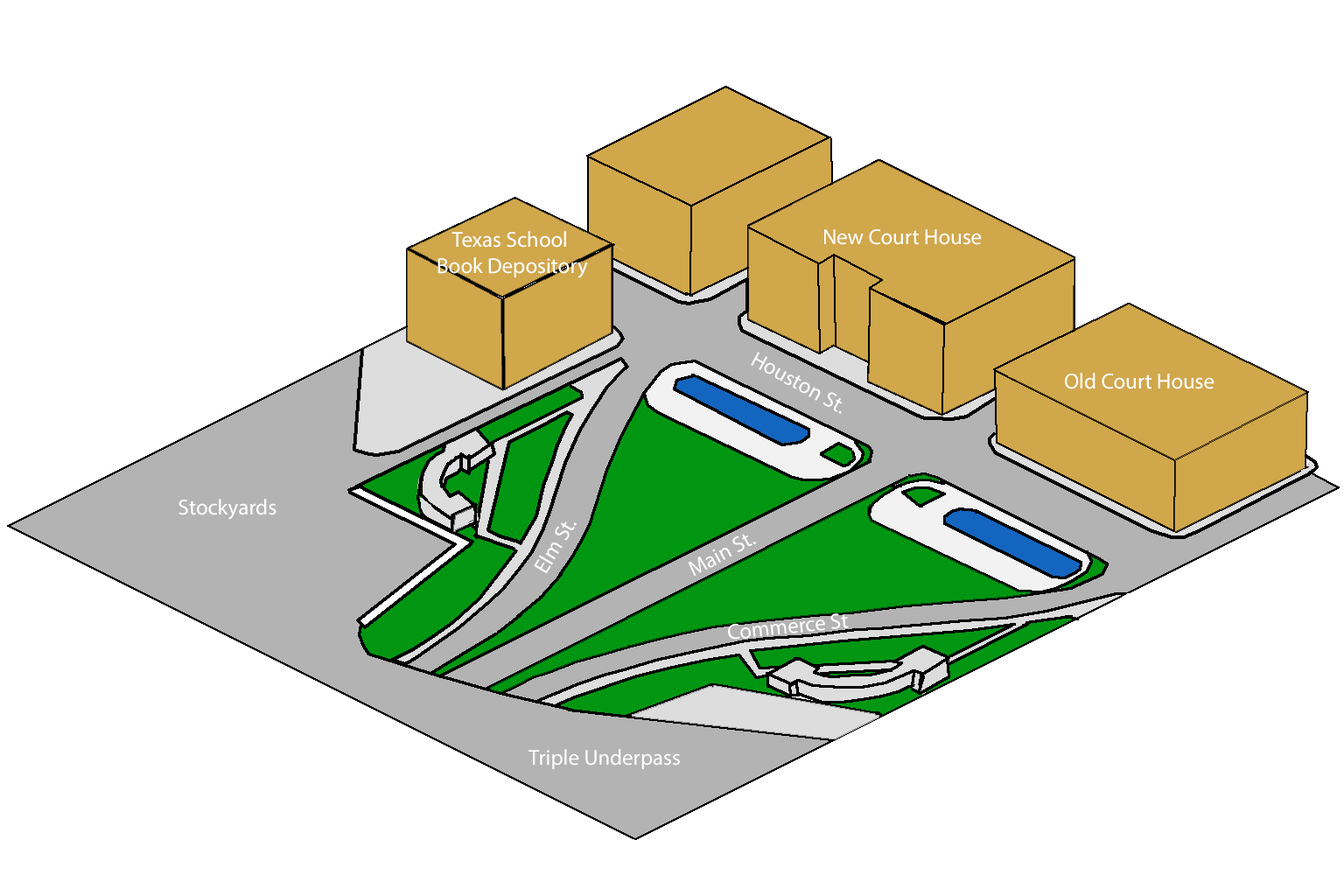
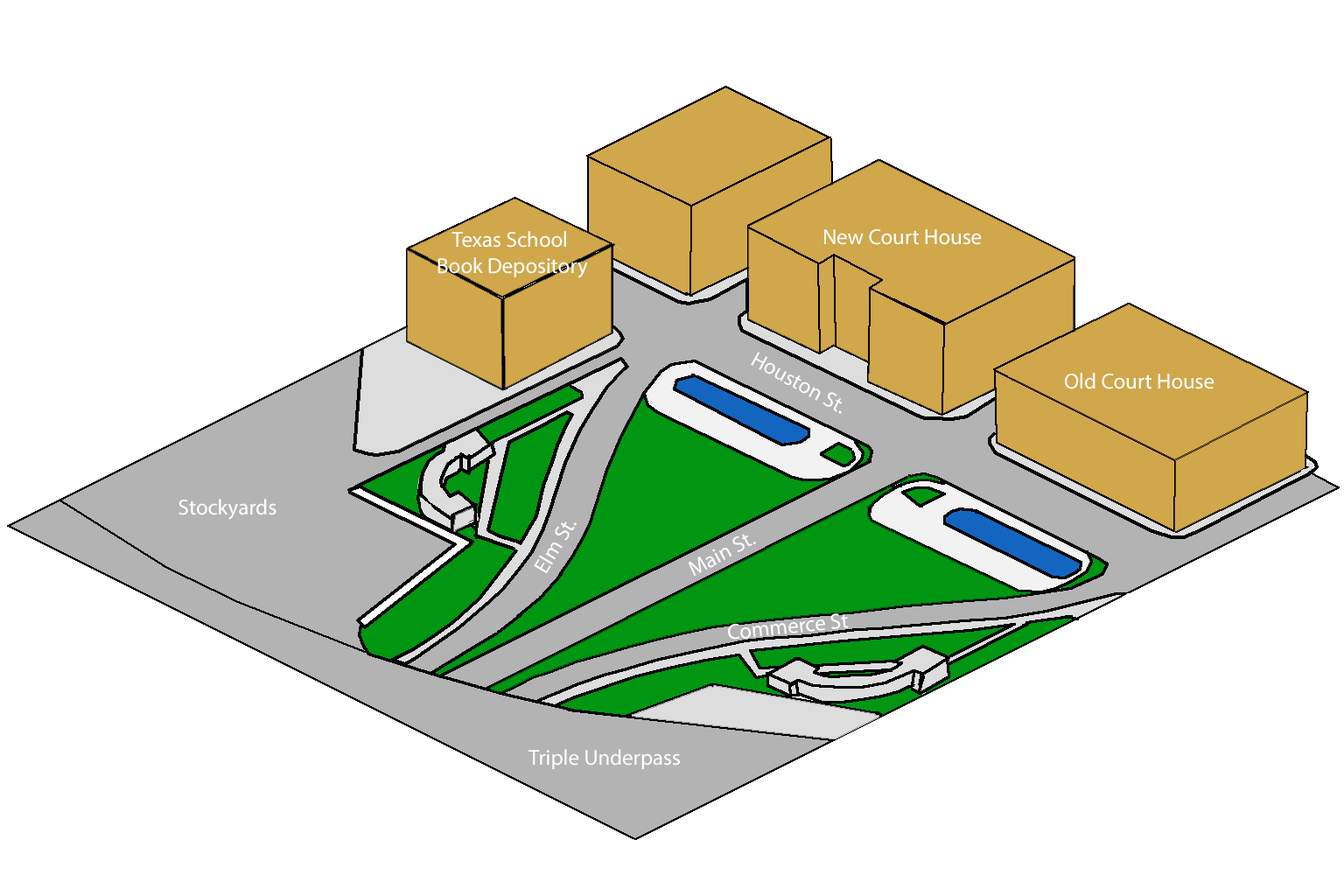
Before/after of a 1344 × 896 layered artwork. What changed in the layer stack:
renamed "Layer 4" to "Beginning", painted on it over [left=60, top=264, right=455, bottom=653]
hid "Layer 0" over [left=60, top=264, right=455, bottom=653]
